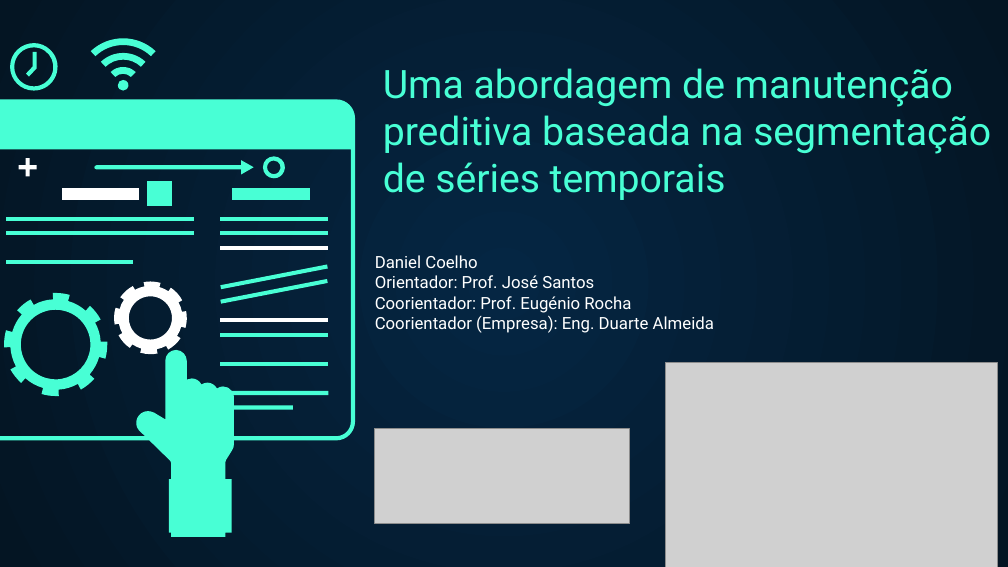
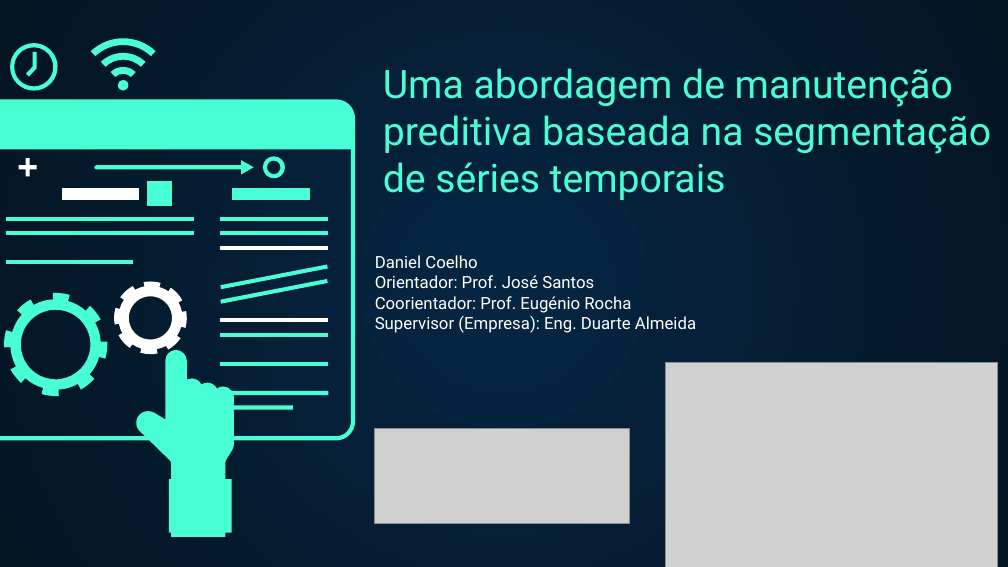
Before and after one commit to DanielCoelho112/master_thesis_document, a slide deck: slide 1 of defesa_tese/presentation.odp. Drawn at 1008x567 pixels with LibreOffice and Linux fonts; fonts in the diff are those of the drawing; grey boxes stand for pictures. Boxes give left, top, right and bottom in pixels: in the first picture for what was removed or moved away, otherwise in the second. Text is boxed around its words. In the diff, an @@ line names an element or a change of style, - is before the commit and + after.

```diff
--- a/defesa_tese/presentation.odp
+++ b/defesa_tese/presentation.odp
@@ text at (x1=375, y1=255, x2=696, y2=333): text changed @@
-Daniel Coelho
-Orientador: Prof. José Santos
-Coorientador: Prof. Eugénio Rocha
-Coorientador (Empresa): Eng. Duarte Almeida
+Daniel Coelho
+Orientador: Prof. José Santos
+Coorientador: Prof. Eugénio Rocha
+Supervisor (Empresa): Eng. Duarte Almeida
```
Also in this commit, not shown: 2 other slides changed, 5 slides added, 1 other file.
